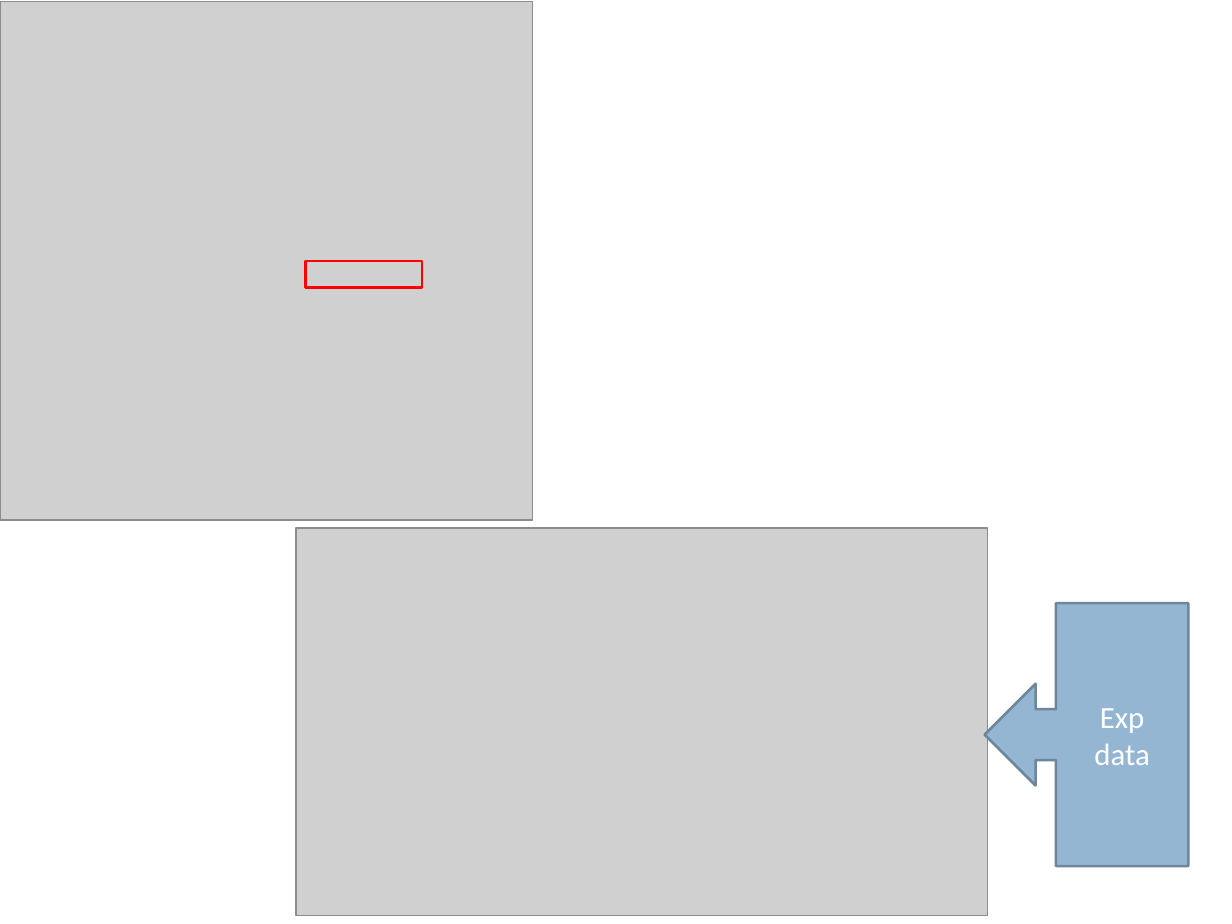
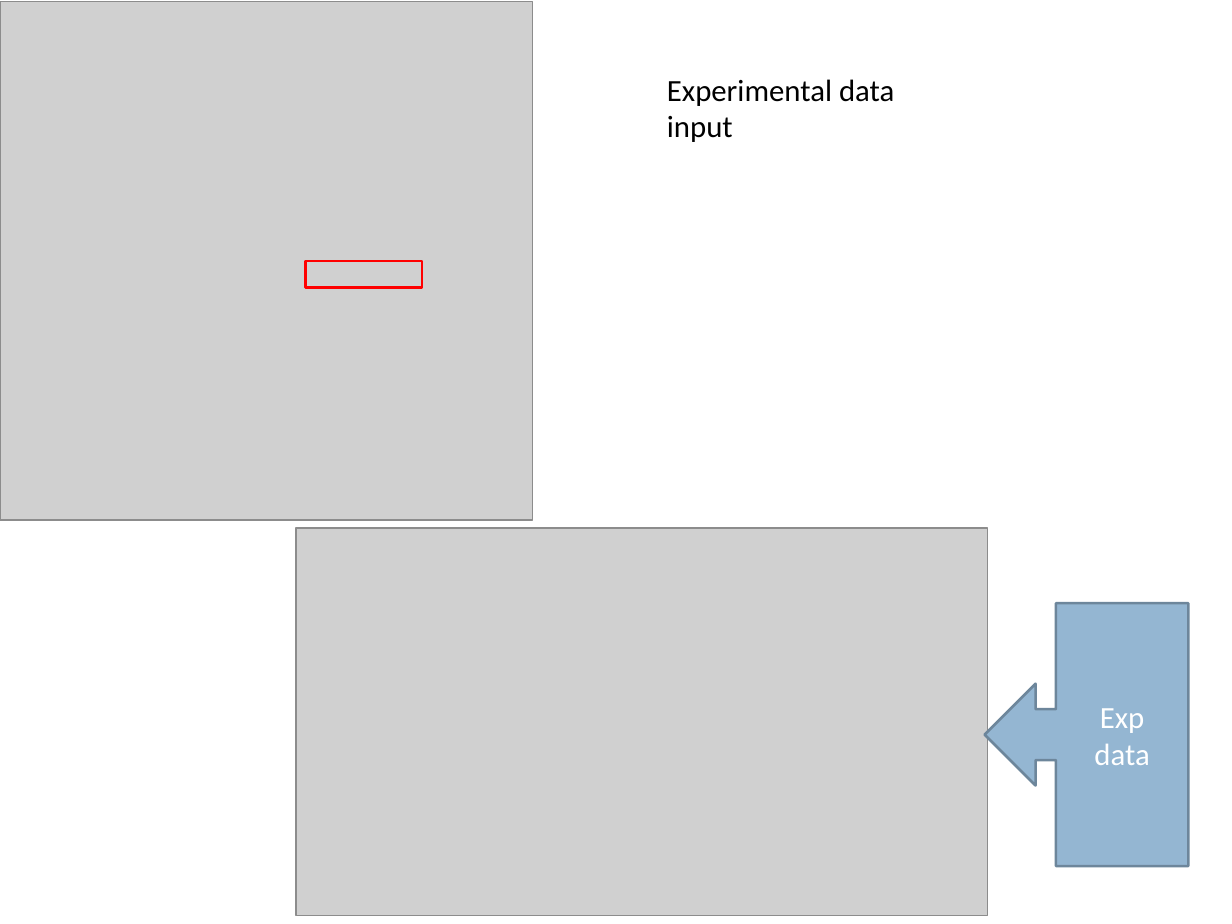
Before and after one commit to alphacentaury-github/ReactionGUI, a slide deck: slide 18 of ReactionGUI_manual.pptx. Drawn at 1232x924 pixels with LibreOffice and Linux fonts; fonts in the diff are those of the drawing; grey boxes stand for pictures. Boxes give left, top, right and bottom in pixels: in the first picture for what was removed or moved away, otherwise in the second. Text is boxed around its words. In the diff, an @@ line names an element or a change of style, - is before the commit and + after.

```diff
--- a/ReactionGUI_manual.pptx
+++ b/ReactionGUI_manual.pptx
@@ text added at (667, 79, 894, 142), 18 pt, text #000000 @@
+Experimental data input
```
Also in this commit, not shown: 7 other slides changed, 2 slides added, 2 slides removed.
